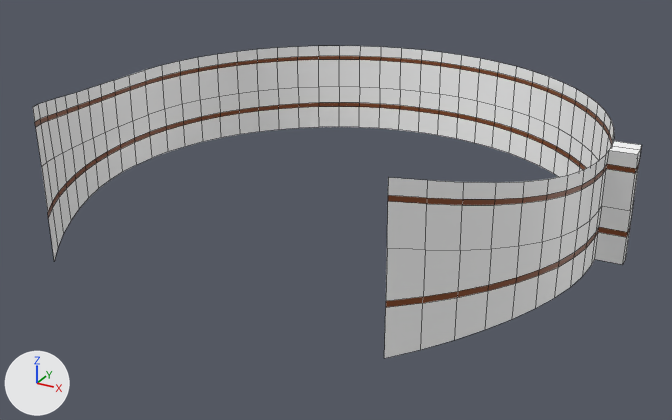
Renders of the FBX model Assets/Content/LevelDesign/FBXs/ProBuilder_Walls.fbx from each side of a commit.
Before and after are seen from a 50 mm camera at (96.1, -175.2, 87.1) aimed at (5.7, -10.8, 4.9). The axes (+X, +Y, +Z) are drawn at lower left. The lights are the same throughout. The older version comes first. Mesh edges are drawn as thin lines. Where no turn or scale is listed for an object, it has been applied to the vertices.

Names of what the first picture shows: 'OutsideWalls.001'.
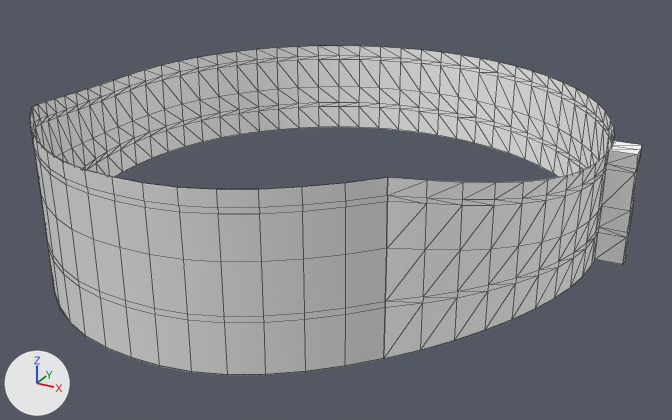
Where the newer file only moved an object's origin or applied its transform, the numbers keep the older frame.

Where the change shows, as pixel boxes (x1, y1, x2, y2) in the pictures (672 x 420 px):
'OutsideWalls.001', reshaped
    before: (33, 46, 641, 358)
    after: (30, 46, 641, 375)
part 1 of me_scene_881, added
    after: (30, 107, 388, 375)

What the commit changed:
Material 'Glass' (mat_glass) is new.
Its base color is (0.8, 0.8, 0.8) (white #e7e7e7).
Material 'White_Prototype.002' (mat_white_prototype_002) is new.
Its base color is (1.0, 1.0, 1.0) (white #ffffff).
Its roughness is 0.553.
Material 'Orange_Prototype.002' (mat_orange_prototype_002) is new.
Its base color is (1.0, 1.0, 1.0) (white #ffffff).
Its roughness is 0.553.
me_scene_881 is used by ob_outsidewalls_001; location (0.0, 0.0, 0.0).
me_scene_881 had 388 vertices, 328 faces and spanned x -59.8..65.3, y -52.4..59.8, z -0.2..33.2.
me_scene_881 no longer uses material mat_white_prototype (white #ffffff).
me_scene_881 no longer uses material mat_brown_001 (brown #814217).
me_scene_881 now has 524 vertices, 780 faces and spans x -59.8..65.3, y -73.1..59.8, z -0.2..33.2.
me_scene_881 part 1: 137 vertices added at x -37.9..37.9, y -73.1..-52.2, z -0.1..33.2.
Other edits to the shape of me_scene_881 do not show in these pictures.
me_scene_881 gains material mat_white_prototype_002 (white #ffffff).
me_scene_881 gains material mat_orange_prototype_002 (white #ffffff).
me_scene_881 gains material mat_glass (white #e7e7e7).
